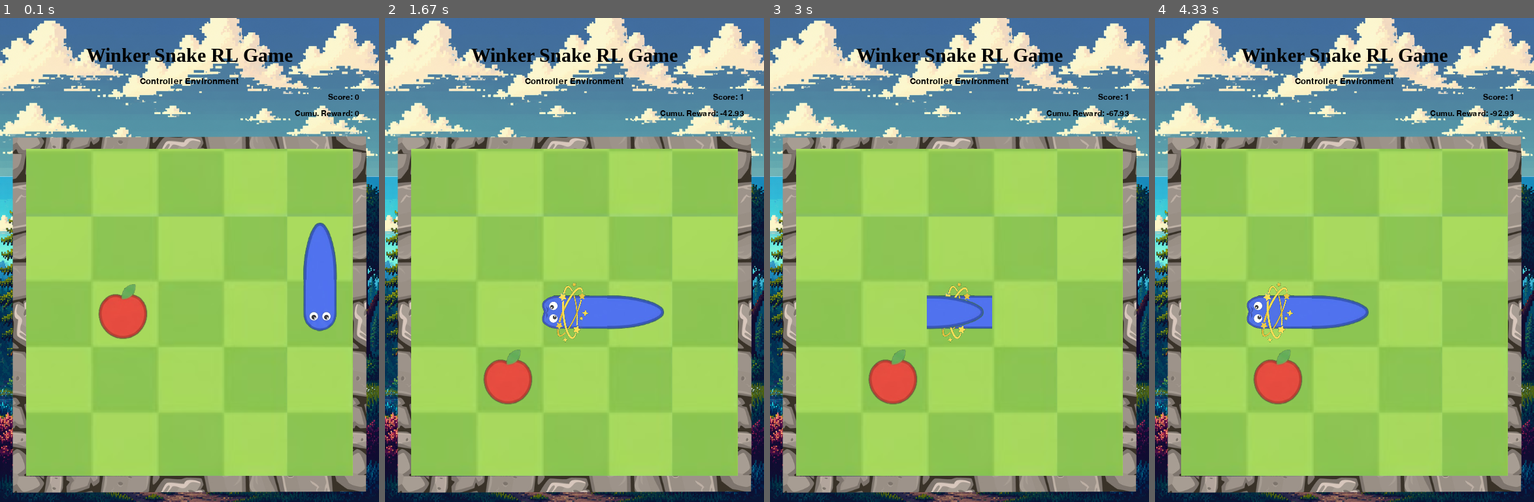
Above: before the commit, frames 1-4 (left to right).
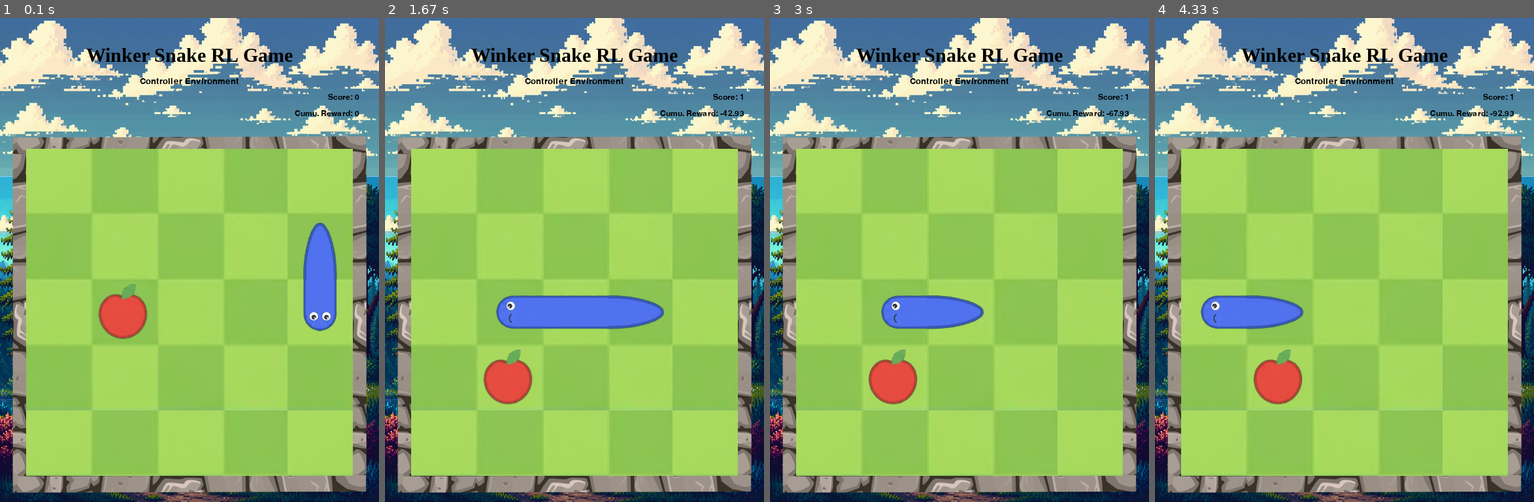
Above: after the commit, the same moments.

Repository: RohanSali/Learning-Projects
Game: pygame game, started from Winking Snake RL/debug.py
The game is run twice, just before and just after one commit, with the same random seed, the same clock (stepped at 60 frames per second) and the same inputs.
Inputs:
- Up to frame 1 (0.1 s): no input
- Up to frame 2 (1.67 s): hold Right 0.33-0.8 s; hold Up 0.83-1.18 s; tap W at 0.9, 1.28 s; hold Right from 1.22 s (still down)
- Up to frame 3 (3 s): release Right at 1.82 s; hold Left 1.85-2.62 s; tap W at 1.92, 2.72 s; hold Left from 2.65 s (still down)
- Up to frame 4 (4.33 s): release Left at 3.53 s

The runs differ from the first frame. In frame 1, 48% of the frame differs, in the area x 6-94%, y 27-95%; in frame 2, 48%; in frame 3, 49%; in frame 4, 49%.

Commit message:
Dynamic Grid Visualization is Implemented. Single 50x 50 Grid Image now can be use to create grids from 1x1 to 50x50

Diff:
--- a/Winking Snake RL/debug.py
+++ b/Winking Snake RL/debug.py
@@ -9,7 +9,6 @@
 from environment.snake_env import WinkerSnake
 from visualizer.pygame_visualizer import Visualizer, GRID_SIZE, GRID_LOC, WIN_HEIGHT, WIN_WIDTH
 
-GRID_NAME = "Grid_5.png"
 GRID_LAYOUT = (5, 5)
 
 # Keyboard -> action mapping. Actions are relative to current facing
@@ -48,7 +47,6 @@
     print()
 
     visualizer = Visualizer(
-        grid_name=GRID_NAME,
         grid_layout=env.grid.layout,
         fps=2,
         win_width=WIN_WIDTH,
--- a/Winking Snake RL/fine_tune.py
+++ b/Winking Snake RL/fine_tune.py
@@ -53,9 +53,6 @@
 HEADLESS = False   # True → headless, False → live window + graph
 DEMO_FPS = 5       # FPS for the post-checkpoint greedy demo
 
-GRID_NAME = f"Grid_{FINETUNE_ENV_INFO['grid_layout'][0]}.png"
-
-
 def main():
     load_path = Path(LOAD_MODEL_PATH)
     if not load_path.exists():
@@ -102,7 +99,6 @@
         import pygame
         pygame.init()
         visualizer = Visualizer(
-            grid_name=GRID_NAME,
             grid_layout=FINETUNE_ENV_INFO["grid_layout"],
             fps=0,   # uncapped during training steps
             win_width=TRAINING_WIN_WIDTH,
--- a/Winking Snake RL/test.py
+++ b/Winking Snake RL/test.py
@@ -11,7 +11,6 @@
 
 MODEL_PATH = ROOT_DIR / "models"
 
-GRID_NAME = "Grid_5.png"
 GRID_LAYOUT = (5, 5)
 
 ENV_INFO = {
@@ -34,7 +33,6 @@
     agent = DQNAgent.load_for_inference(model_path)
 
     visualizer = Visualizer(
-        grid_name=GRID_NAME,
         grid_layout=GRID_LAYOUT,
         fps=FPS,
         win_width=WIN_WIDTH,
--- a/Winking Snake RL/train.py
+++ b/Winking Snake RL/train.py
@@ -37,8 +37,6 @@
     "apple_count": 1,
 }
 
-
-GRID_NAME = f"Grid_{ENV_INFO['grid_layout'][0]}.png"
 CELLS = ENV_INFO['grid_layout'][0] * ENV_INFO['grid_layout'][1]
 
 AGENT_INFO = {
@@ -185,7 +183,6 @@
         import pygame
         pygame.init()
         visualizer = Visualizer(
-            grid_name=GRID_NAME,
             grid_layout=ENV_INFO["grid_layout"],
             fps=TRAIN_FPS,
             win_width=TRAINING_WIN_WIDTH,
--- a/Winking Snake RL/visualizer/pygame_visualizer.py
+++ b/Winking Snake RL/visualizer/pygame_visualizer.py
@@ -196,12 +196,11 @@
       • render_demo()      game view with an episode label banner
     """
 
-    def __init__(self, grid_name: str = "Grid.png",
+    def __init__(self,
                  grid_layout: tuple = (10, 10),
                  fps: int = 5,
                  win_width: int = WIN_WIDTH,
                  win_height: int = WIN_HEIGHT):
-        self.grid_name   = grid_name
         self.grid_layout = grid_layout
         self.cell_size = (
             int(GRID_SIZE[0] / grid_layout[0]),
@@ -230,7 +229,7 @@
 
         cs = self.cell_size
         self.bg_img = pygame.image.load(os.path.join(IMG_DIR, "BgIMG2.png"))
-        self.grid_img = pygame.transform.scale(pygame.image.load(os.path.join(IMG_DIR, self.grid_name)), GRID_SIZE)
+        self.grid_img = self._load_and_prepare_grid_image()
         self.snake_imgs = [
             pygame.transform.scale(pygame.image.load(os.path.join(IMG_DIR, "Head.png")), cs),
             pygame.transform.scale(pygame.image.load(os.path.join(IMG_DIR, "Tail.png")), cs),
@@ -252,6 +251,22 @@
             )
 
         self._initialized = True
+
+    def _load_and_prepare_grid_image(self):
+        grid_image = pygame.image.load(os.path.join(IMG_DIR, "Grid.png"))
+        image_width, image_height = grid_image.get_size()
+
+        cols, rows = self.grid_layout
+        cell_width = image_width // 50             # Considering total 50 cell cols in Grid.png
+        cell_height = image_height // 50           # Considering total 50 cell rows in Grid.png
+
+        crop_width = cols * cell_width
+        crop_height = rows * cell_height
+
+        crop_rect = pygame.Rect(0, 0, crop_width, crop_height)
+        cropped_grid = grid_image.subsurface(crop_rect).copy()
+
+        return pygame.transform.scale(cropped_grid, GRID_SIZE)
 
     def handle_events(self):
         for event in pygame.event.get():
@@ -358,7 +373,7 @@
         """
         if not self._initialized:
             self.init()
-        self._draw_game_view(grid, apples, snake, score, cumulative_reward, label, action_taken, terminal)
+        self._draw_game_view(grid, apples, snake, score, cumulative_reward, label, terminal, action_taken)
         pygame.display.update()
 
     def render_training(self, grid, apples, snake, score, cumulative_reward,
@@ -372,7 +387,7 @@
         if not self._initialized:
             self.init()
         self._draw_game_view(grid, apples, snake, score, cumulative_reward,
-                              label="Training Phase", action_taken=action_taken, terminal=terminal)
+                              label="Training Phase", terminal=terminal, action_taken=action_taken)
         if self._graph_panel is not None:
             self._graph_panel.draw(
                 self.win, episode_returns, epsilon,
@@ -388,7 +403,7 @@
         if not self._initialized:
             self.init()
         self._draw_game_view(grid, apples, snake, score, cumulative_reward,
-                             episode_label, action_taken, terminal)
+                             episode_label, terminal, action_taken)
         pygame.display.update()
 
     def save_frame(self, filepath: str):
Binary file added: Winking Snake RL/imgs/Grid.png
